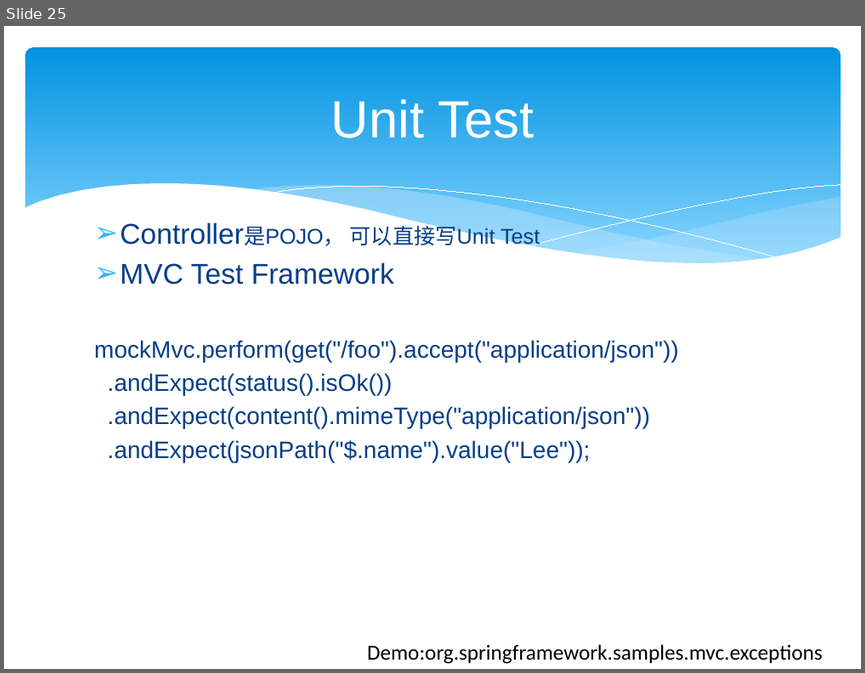
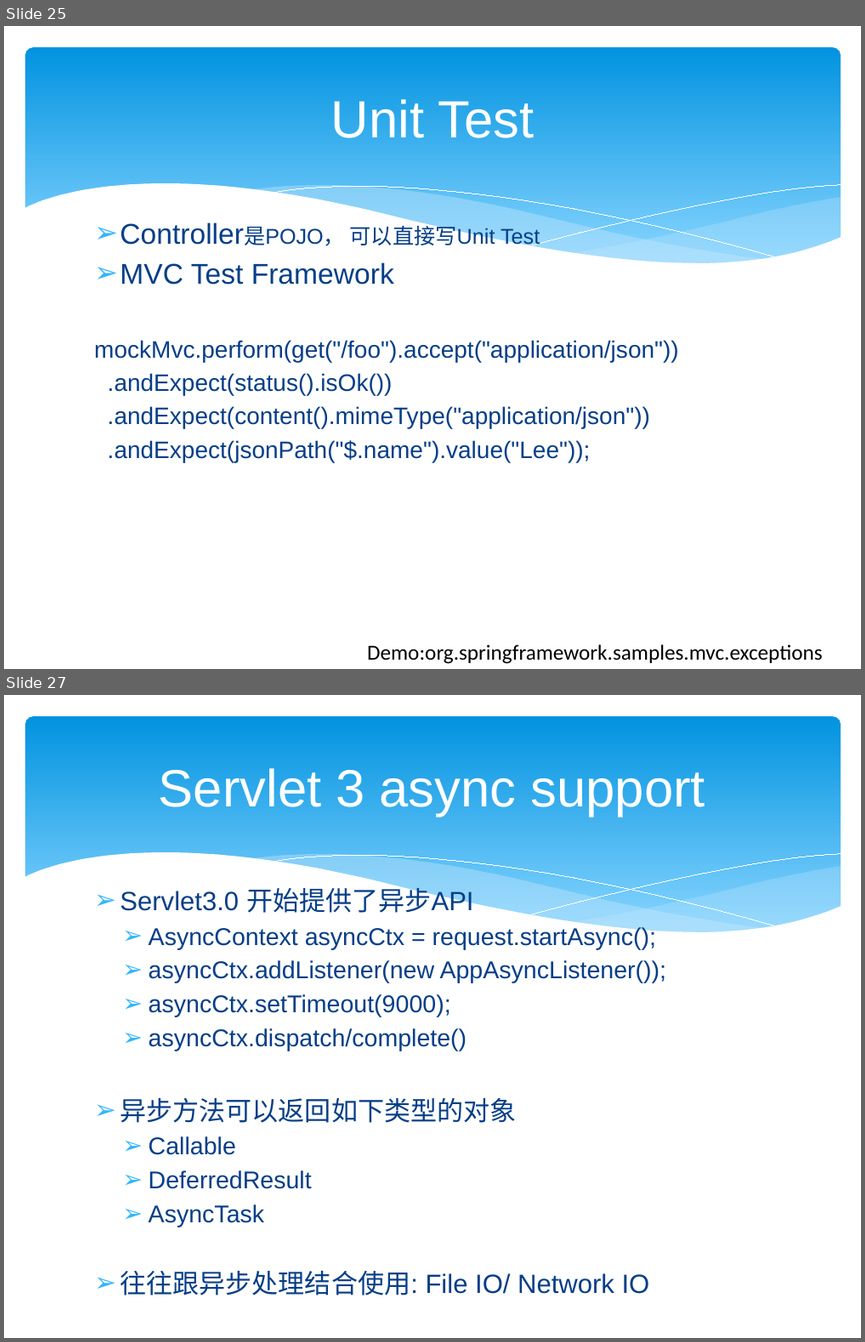
Before and after one commit to zjumty/spring-mvc-showcase, a slide deck: SpringMVC3.pptx. Shown one above the other, each under a label of ours: slide 25 before the commit, slides 25 and 27 after it; the slides between them are not shown. The pictures are 865x673 and 865x1342 pixels, drawn with LibreOffice and Linux fonts; fonts in the diff are those of the drawing. Boxes give left, top, right and bottom in pixels: in the first picture for what was removed or moved away, otherwise in the second. Text is boxed around its words. In the diff, an @@ line names an element or a change of style, - is before the commit and + after.

Commit message:
add more slides

```diff
--- a/SpringMVC3.pptx
+++ b/SpringMVC3.pptx
@@ slide 27 added at bbox=[4, 695, 861, 1338], background #FFFFFF; not listed: 6 template elements that a slide beside it also shows @@
@@ title added at bbox=[159, 768, 705, 816], 44 pt, text #FFFFFF @@
+Servlet 3 async support
@@ text added at bbox=[120, 884, 667, 1295], 20.4 pt, text #073E87 @@
+➢ Servlet3.0 开始提供了异步API
+  ➢ AsyncContext asyncCtx = request.startAsync();
+  ➢ asyncCtx.addListener(new AppAsyncListener());
+  ➢ asyncCtx.setTimeout(9000);
+  ➢ asyncCtx.dispatch/complete()
+➢ 异步方法可以返回如下类型的对象
+  ➢ Callable
+  ➢ DeferredResult
+  ➢ AsyncTask
+➢ 往往跟异步处理结合使用: File IO/ Network IO
```
Also in this commit, not shown: 3 other slides added, 5 other files.
